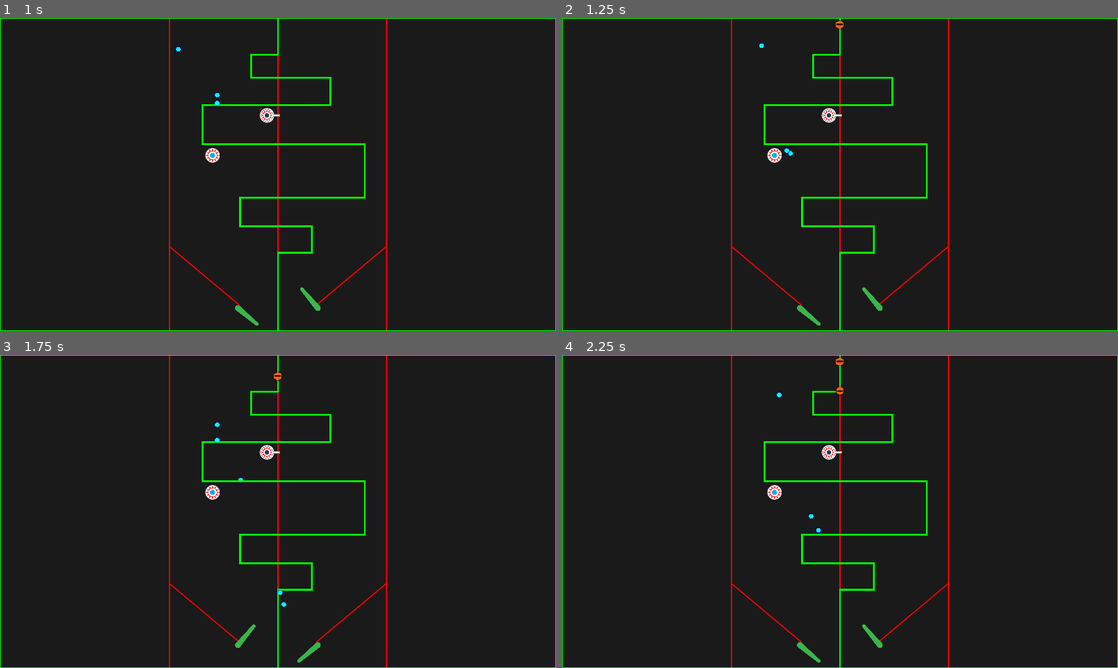
Above: before the commit, frames 1-4 (two rows, left to right).
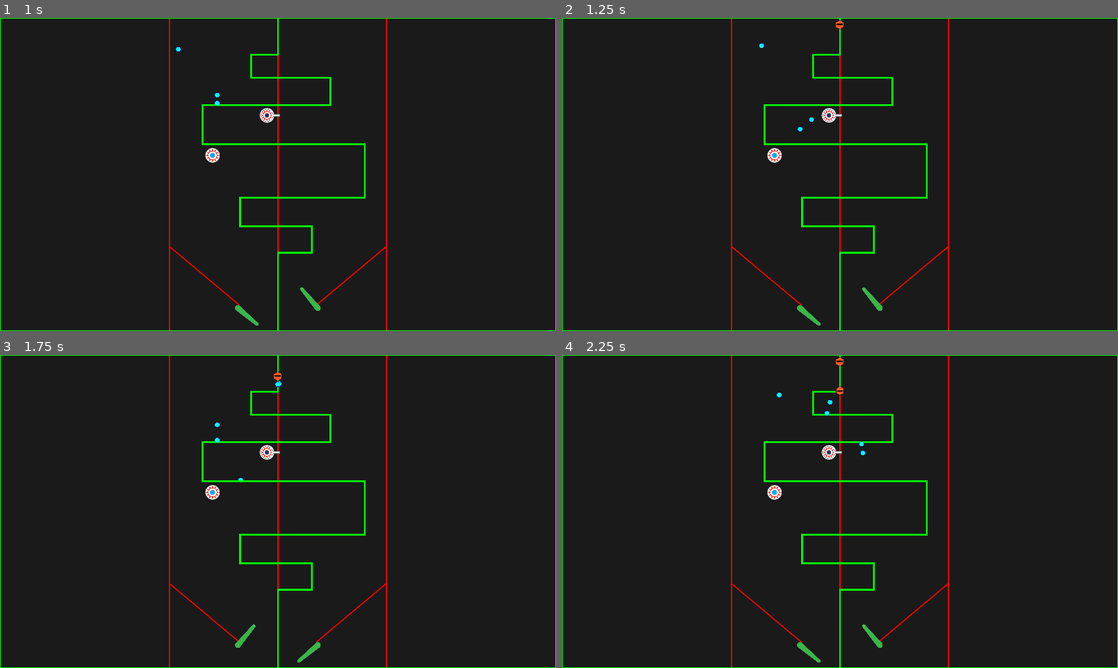
Above: after the commit, the same moments.

Repository: cxhuy/ptd
Game: Godot game, scene res://scenes/game.tscn
Two runs of this game, one before a commit and one after it. Both use one fixed random seed, a clock stepped at 60 frames per second and the inputs below.
Inputs:
- Up to frame 1 (1 s): tap Enter at 0.5 s; hold / (rightFlip) from 0.53 s (still down); hold Space (addBall) from 0.53 s (still down)
- Up to frame 2 (1.25 s): keep holding / (rightFlip); keep holding Space (addBall)
- Up to frame 3 (1.75 s): release / (rightFlip) at 1.28 s; release Space (addBall) at 1.28 s; hold Z (leftFlip) from 1.28 s (still down); tap Space (addBall) at 1.35 s
- Up to frame 4 (2.25 s): release Z (leftFlip) at 2.03 s; hold / (rightFlip) from 2.03 s (still down); hold Space (addBall) from 2.03 s (still down)

Frame 1 is identical in both runs. In frame 2, less than 0.1% of the frame differs, in the area x 40-46%, y 31-44%; in frame 3, less than 0.1%; in frame 4, less than 0.1%, in the area x 44-55%, y 14-57%.

Commit message:
feat: add Balls group

Diff:
--- a/scenes/ball.tscn
+++ b/scenes/ball.tscn
@@ -9,7 +9,7 @@
 [sub_resource type="CircleShape2D" id="CircleShape2D_ejfi7"]
 radius = 9.0
 
-[node name="Ball" type="RigidBody2D"]
+[node name="Ball" type="RigidBody2D" groups=["Balls"]]
 collision_layer = 4
 collision_mask = 59
 physics_material_override = SubResource("PhysicsMaterial_tb1tu")
--- a/scripts/environment/bumper.gd
+++ b/scripts/environment/bumper.gd
@@ -2,6 +2,6 @@
 
 
 func _on_body_entered(body):
-	if body.name == "Ball":
+	if body.is_in_group("Balls"):
 		var direction: Vector2 = (position - body.position).normalized()
 		body.apply_impulse(direction * -1500)
